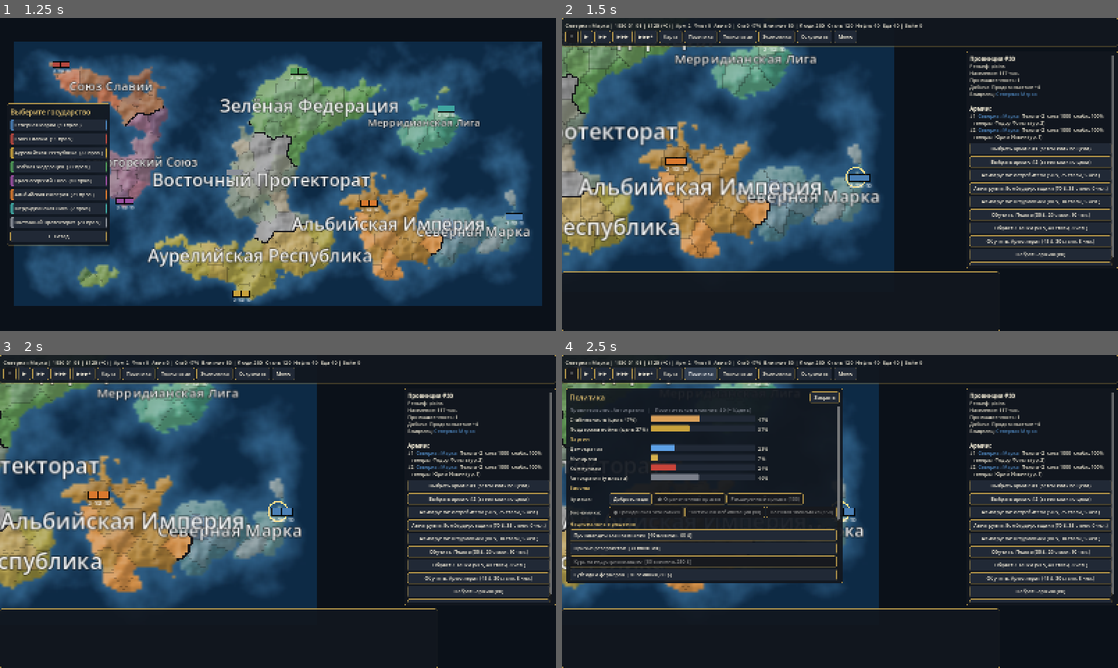
Above: before the commit, frames 1-4 (two rows, left to right).
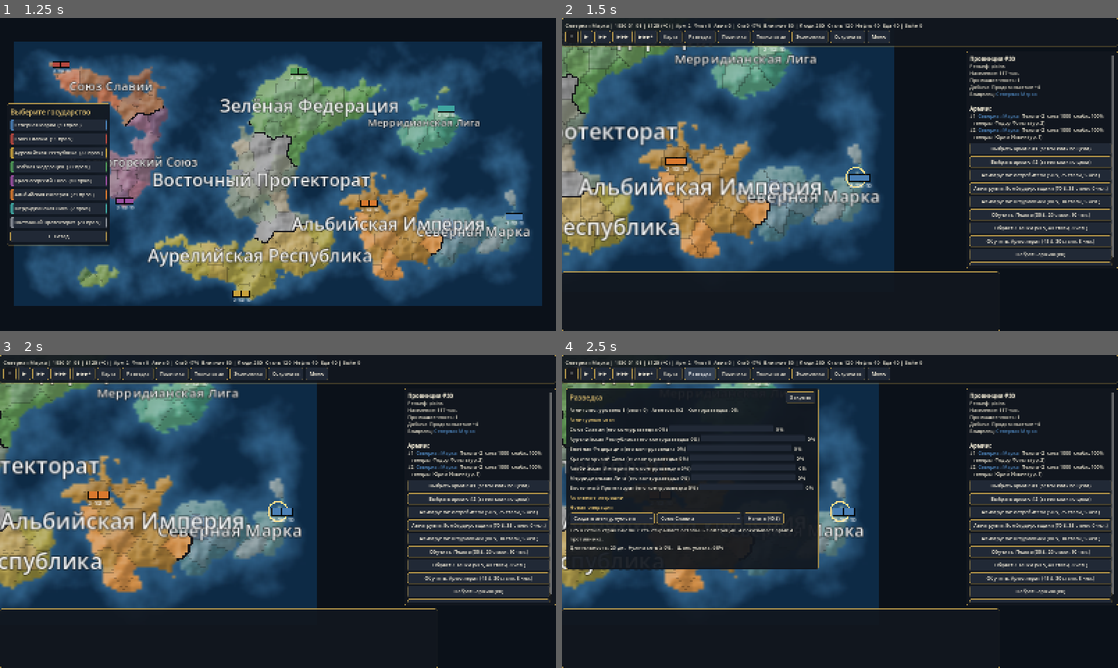
Above: after the commit, the same moments.

Repository: KIR223/game-universal
Game: Godot game, scene res://game/ui/main.tscn
The game is run twice, just before and just after one commit, with the same random seed, the same clock (stepped at 60 frames per second) and the same inputs.
Inputs (mouse positions are in pixels of both pictures, inside the frame that each line leads up to):
- Up to frame 1 (1.25 s): click "Новая игра" at 0.5 s
- Up to frame 2 (1.5 s): click "Северная Марка (13 пров.)" at 1.25 s
- Up to frame 3 (2 s): no input
- Up to frame 4 (2.5 s): click (701, 373) at 2 s, where only the run after the commit has a clickable "Разведка"

Frame 1 is identical in both runs. In frame 2, 0.3% of the frame differs, in the area x 22-59%, y 4-8%; in frame 3, 0.3%; in frame 4, 11%, in the area x 0-59%, y 4-73%.

Commit message:
Add intelligence: agent networks, operations, counter-intelligence, fog of war
- data/intel.json: network building, sabotage, destabilization, tech theft,
  disinformation, counter-intelligence
- Agency level/xp/slots, networks that decay, success odds from level, network and enemy counter-intel
- Fog of war for foreign armies; disinformation distorts perceived strength
- AI runs intelligence operations; UI panel for networks and operations
- Save format v8; validator covers intel data; 1298 headless checks

Co-Authored-By: Claude Sonnet 5.5 <noreply@anthropic.com>

Diff:
--- /dev/null
+++ b/data/intel.json
@@ -0,0 +1,11 @@
+{
+	"schema_version": 1,
+	"operations": [
+		{"id": "build_network", "name": "Создать агентурную сеть", "cost": 40, "duration": 20, "min_network": 0, "desc": "+25 к сети в стране-цели. Сеть открывает остальные операции и показывает армии противника."},
+		{"id": "sabotage", "name": "Диверсия", "cost": 60, "duration": 15, "min_network": 30, "desc": "Разрушения на самой промышленной провинции цели (режут доход и сталь)."},
+		{"id": "destabilize", "name": "Дестабилизация", "cost": 50, "duration": 20, "min_network": 40, "desc": "-8 стабильности цели и сдвиг популярности против правящей партии."},
+		{"id": "steal_tech", "name": "Кража технологий", "cost": 80, "duration": 25, "min_network": 50, "desc": "+120 очков к вашему текущему исследованию, если у цели больше технологий."},
+		{"id": "disinformation", "name": "Дезинформация", "cost": 40, "duration": 30, "min_network": 20, "desc": "60 дней противник видит искажённые данные о ваших армиях (если его сеть у вас слабее 60)."},
+		{"id": "counter_intel", "name": "Контрразведка", "cost": 40, "duration": 30, "min_network": 0, "desc": "+20 к защите от чужой разведки (макс. 80), защита медленно ослабевает."}
+	]
+}
--- a/game/rendering/map_view.gd
+++ b/game/rendering/map_view.gd
@@ -172,7 +172,8 @@
 			draw_rect(rect.grow(3.0), Color("ffe08a"), false, 1.5)
 		if a["supply"] < 30:
 			draw_rect(rect.grow(2.5), Color("e04a3a"), false, 1.5)
-		draw_string(font, pos + Vector2(0, 19), "%d·%d" % [a["div"].size(), a["strength"] / 100], HORIZONTAL_ALIGNMENT_LEFT, -1, 8, Color.WHITE)
+		var known := player_country < 0 or sim.intel_visible(player_country, a)
+		draw_string(font, pos + Vector2(0, 19), ("%d·%d" % [a["div"].size(), sim.perceived_strength(player_country, a) / 100]) if known and player_country >= 0 else ("%d·%d" % [a["div"].size(), a["strength"] / 100] if known else "?"), HORIZONTAL_ALIGNMENT_LEFT, -1, 8, Color.WHITE)
 		# movement arrow
 		if not a["path"].is_empty():
 			var pts := PackedVector2Array([provs[p]["center"] * CELL])
--- a/game/simulation/simulation.gd
+++ b/game/simulation/simulation.gd
@@ -3,7 +3,7 @@
 ## Headless, deterministic game simulation. No Node/graphics dependencies.
 ## All mutations from players go through apply_command(); time advances via tick_day().
 
-const SAVE_VERSION := 7
+const SAVE_VERSION := 8
 const ARMY_COST := 60
 const ARMY_BASE_STRENGTH := 1000
 const FLEET_COST := 90
@@ -21,6 +21,7 @@
 const BASE_SLOTS := 2
 const WING_SIZE := 50
 const PP_CAP := 300
+const MAX_NET := 100
 const MOVE_DAYS := 3
 const MAX_WAR_DAYS := 150
 const TERRAIN_DEFENSE := {
@@ -58,6 +59,9 @@
 var event_defs: Array = []
 var decision_defs: Array = []
 var next_event_uid := 1
+var intel_defs: Dictionary = {}
+var ops: Array = []  # {"id","owner","target","type","left","total"}
+var next_op_id := 1
 var tech_defs: Dictionary = {}
 var tech_order: Array = []
 var alliances: Array = []  # each: {"a": int, "b": int}
@@ -74,6 +78,7 @@
 	name_pool = load_name_pool()
 	_load_techs()
 	_load_politics()
+	_load_intel()
 	air_defs = load_air_defs()
 	world = WorldGen.generate(seed_value)
 	var caps := WorldGen.pick_capitals(world, country_defs.size(), rng)
@@ -525,6 +530,7 @@
 		"ideology": "", "party_pop": {}, "stability": 50, "war_support": 40, "pp": 50,
 		"laws": law_defaults.duplicate(), "done": {}, "timed": [], "crisis": 0,
 		"ev_seen": {}, "pending": [],
+		"intel": {"level": 1, "xp": 0, "net": {}, "counter": 0, "disinfo_until": -1},
 	}
 	countries.append(c)
 	return c
@@ -962,6 +968,201 @@
 	_log("%s: %s — %s" % [date_string(), c["name"], dd["name"]])
 
 
+# ------------------------------------------------------------- intelligence
+
+func _load_intel() -> void:
+	intel_defs = {}
+	var f := FileAccess.open("res://data/intel.json", FileAccess.READ)
+	if f == null:
+		return
+	var parsed: Variant = JSON.parse_string(f.get_as_text())
+	if typeof(parsed) == TYPE_DICTIONARY:
+		for o in parsed["operations"]:
+			intel_defs[o["id"]] = o
+
+
+func net_of_agent(viewer: int, target: int) -> int:
+	return countries[viewer]["intel"]["net"].get(target, 0)
+
+
+func intel_slots(cid: int) -> int:
+	return 1 + (countries[cid]["intel"]["level"] + 1) / 2
+
+
+func ops_of(cid: int) -> Array:
+	return ops.filter(func(o): return o["owner"] == cid)
+
+
+## Percent chance that an operation of `type` by `cid` against `target` succeeds.
+func op_chance(cid: int, target: int, type: String) -> int:
+	var lvl: int = countries[cid]["intel"]["level"]
+	if type == "counter_intel":
+		return 100
+	var counter: int = countries[target]["intel"]["counter"]
+	if type == "build_network":
+		return clampi(60 + 5 * lvl - counter / 3, 10, 95)
+	return clampi(45 + 5 * lvl + net_of_agent(cid, target) / 4 - counter / 2, 10, 90)
+
+
+func _start_op(cid: int, type: String, target: int) -> Dictionary:
+	if not intel_defs.has(type):
+		return _fail("invalid operation")
+	var d: Dictionary = intel_defs[type]
+	var c: Dictionary = countries[cid]
+	if type == "counter_intel":
+		target = cid
+	elif target < 0 or target >= countries.size() or target == cid or not countries[target]["alive"]:
+		return _fail("invalid target")
+	if ops_of(cid).size() >= intel_slots(cid):
+		return _fail("no free agents")
+	if net_of_agent(cid, target) < int(d["min_network"]) and type != "counter_intel":
+		return _fail("network too weak")
+	if c["treasury"] < int(d["cost"]):
+		return _fail("not enough funds")
+	for o in ops:
+		if o["owner"] == cid and o["target"] == target and o["type"] == type:
+			return _fail("already running")
+	c["treasury"] -= int(d["cost"])
+	ops.append({"id": next_op_id, "owner": cid, "target": target, "type": type, "left": int(d["duration"]), "total": int(d["duration"])})
+	next_op_id += 1
+	return {"ok": true}
+
+
+func _gain_xp(cid: int, amount: int) -> void:
+	var it: Dictionary = countries[cid]["intel"]
+	it["xp"] += amount
+	var lvl := mini(5, 1 + it["xp"] / 100)
+	if lvl > it["level"]:
+		it["level"] = lvl
+		_log("%s: разведка %s достигла уровня %d" % [date_string(), countries[cid]["name"], lvl])
+
+
+## Resolve one finished operation. `force` (-1 random, 0 fail, 1 success) is for tests.
+func _resolve_op(op: Dictionary, force: int = -1) -> void:
+	var cid: int = op["owner"]
+	var tid: int = op["target"]
+	var c: Dictionary = countries[cid]
+	var t: Dictionary = countries[tid]
+	var type: String = op["type"]
+	var ok: bool
+	if force >= 0:
+		ok = force == 1
+	else:
+		ok = rng.randi_range(1, 100) <= op_chance(cid, tid, type)
+	if not ok:
+		c["intel"]["net"][tid] = maxi(0, net_of_agent(cid, tid) - 25)
+		_gain_xp(cid, 4)
+		if not t["ai"] or not c["ai"]:
+			_log("%s: операция «%s» против %s провалена, агентура раскрыта" % [date_string(), intel_defs[type]["name"], t["name"]])
+		return
+	_gain_xp(cid, 15)
+	match type:
+		"build_network":
+			c["intel"]["net"][tid] = mini(MAX_NET, net_of_agent(cid, tid) + 25)
+		"sabotage":
+			var best := -1
+			for p in owner.size():
+				if owner[p] == tid and (best < 0 or provinces()[p]["industry"] > provinces()[best]["industry"]):
+					best = p
+			if best >= 0:
+				damage[best] = mini(100, damage[best] + 35)
+		"destabilize":
+			t["stability"] = clampi(t["stability"] - 8, 0, 100)
+			_shift_popularity(t, t["ideology"], -2)
+			_shift_popularity(t, top_opposition(t), 2)
+		"steal_tech":
+			if t["techs"].size() > c["techs"].size():
+				_apply_effect(c, {"type": "tech_progress", "value": 120})
+		"disinformation":
+			c["intel"]["disinfo_until"] = day + 60
+		"counter_intel":
+			c["intel"]["counter"] = mini(80, c["intel"]["counter"] + 20)
+	# the target may notice a successful operation
+	if type != "counter_intel" and rng.randi_range(1, 100) <= t["intel"]["counter"] / 2:
+		c["intel"]["net"][tid] = maxi(0, net_of_agent(cid, tid) - 10)
+		if not t["ai"]:
+			_log("%s: контрразведка %s вскрыла операцию против нас («%s»)" % [date_string(), t["name"], intel_defs[type]["name"]])
+
+
+func _intel() -> void:
+	var live: Array = []
+	for op in ops:
+		if not countries[op["owner"]]["alive"] or not countries[op["target"]]["alive"]:
+			continue
+		op["left"] -= 1
+		if op["left"] <= 0:
+			_resolve_op(op)
+		else:
+			live.append(op)
+	ops = live
+	if day % 10 == 0:
+		for c in countries:
+			if not c["alive"]:
+				continue
+			var net: Dictionary = c["intel"]["net"]
+			for tid in net.keys():
+				net[tid] = net[tid] - 1 - countries[tid]["intel"]["counter"] / 20
+				if net[tid] <= 0 or not countries[tid]["alive"]:
+					net.erase(tid)
+	if day % 5 == 0:
+		for c in countries:
+			if c["alive"] and c["intel"]["counter"] > 0:
+				c["intel"]["counter"] -= 1
+
+
+## Can `viewer` see this army's real strength? (own/allied, agent network, or next to their territory/forces)
+func intel_visible(viewer: int, a: Dictionary) -> bool:
+	var o: int = a["owner"]
+	if o == viewer or allied(viewer, o) or net_of_agent(viewer, o) >= 25:
+		return true
+	var provs := provinces()
+	var p: int = a["prov"]
+	if owner[p] == viewer:
+		return true
+	for q in provs[p]["neighbors"]:
+		if owner[q] == viewer:
+			return true
+	for b in armies:
+		if b["owner"] == viewer and (b["prov"] == p or provs[p]["neighbors"].has(b["prov"])):
+			return true
+	return false
+
+
+## Strength as `viewer` perceives it: -1 = unknown; disinformation distorts it.
+func perceived_strength(viewer: int, a: Dictionary) -> int:
+	if not intel_visible(viewer, a):
+		return -1
+	var o: int = a["owner"]
+	var s: int = a["strength"]
+	if o != viewer and not allied(viewer, o) and countries[o]["intel"]["disinfo_until"] > day and net_of_agent(viewer, o) < 60:
+		s = s * (60 + (a["id"] * 37) % 81) / 100
+	return s
+
+
+func _ai_intel(cid: int) -> void:
+	var c: Dictionary = countries[cid]
+	if c["treasury"] < 150 or ops_of(cid).size() >= intel_slots(cid):
+		return
+	if c["intel"]["counter"] < 15 and _start_op(cid, "counter_intel", cid)["ok"]:
+		return
+	var targets := enemies_of(cid)
+	for n in neighbor_countries(cid):
+		if not targets.has(n):
+			targets.append(n)
+	for t in targets:
+		var net := net_of_agent(cid, t)
+		var order: Array = ["build_network"]
+		if net >= 20:
+			order = ["disinformation", "sabotage", "destabilize", "steal_tech", "build_network"]
+		if enemies_of(cid).has(t) and net >= 30:
+			order = ["sabotage", "destabilize", "steal_tech", "build_network"]
+		for type in order:
+			if type == "build_network" and net >= 75:
+				continue
+			if _start_op(cid, type, t)["ok"]:
+				return
+
+
 static func load_unit_defs() -> Dictionary:
 	var out := {}
 	var f := FileAccess.open("res://data/units.json", FileAccess.READ)
@@ -1214,6 +1415,15 @@
 			c["manpower"] -= 2 * unit_defs["infantry"]["manpower"]
 			_spawn_army(cid, c["capital"])
 			return {"ok": true}
+		"intel_op":
+			return _start_op(cid, cmd.get("op", ""), cmd.get("target", -1))
+		"cancel_op":
+			var oid: int = cmd.get("op_id", -1)
+			for o in ops:
+				if o["id"] == oid and o["owner"] == cid:
+					ops = ops.filter(func(x): return x["id"] != oid)
+					return {"ok": true}
+			return _fail("no such operation")
 		"set_law":
 			var cat: String = cmd.get("category", "")
 			var lid: String = cmd.get("law", "")
@@ -1457,6 +1667,7 @@
 	_trade()
 	_resources()
 	_politics()
+	_intel()
 	_research()
 	_move_armies()
 	_move_fleets()
@@ -2246,6 +2457,8 @@
 		_ai_air(cid)
 		if day % 10 == 0:
 			_ai_politics(cid)
+		if day % 15 == 0:
+			_ai_intel(cid)
 		if day % 10 == 0:
 			_ai_research(cid)
 		if day % 10 == 0:
@@ -2338,7 +2551,7 @@
 	return {
 		"version": SAVE_VERSION, "seed": seed_value, "day": day,
 		"owner": owner, "countries": countries, "armies": armies, "wars": wars,
-		"next_army_id": next_army_id, "next_general_id": next_general_id, "next_event_uid": next_event_uid, "wings" …(256 unchanged characters)…
+		"next_army_id": next_army_id, "next_general_id": next_general_id, "ops": ops, "next_op_id": next_op_id, "next_event_uid": next_event_uid, "wings" …(256 unchanged characters)…
 	}
 
 
@@ -2363,6 +2576,9 @@
 	sim.name_pool = load_name_pool()
 	sim._load_techs()
 	sim.next_general_id = d["next_general_id"]
+	sim.ops = d["ops"]
+	sim.next_op_id = d["next_op_id"]
+	sim._load_intel()
 	sim.next_event_uid = d["next_event_uid"]
 	sim._load_politics()
 	sim.wings = d["wings"]
--- a/game/ui/main.gd
+++ b/game/ui/main.gd
@@ -26,7 +26,7 @@
 	"not enough funds": "не хватает денег", "not enough steel": "не хватает стали",
 	"seller has no surplus": "у продавца нет излишков", "no trade route": "нет торгового пути",
 	"cannot afford": "не хватает денег для сделки", "too many deals": "слишком много сделок",
-	"human target": "партнёр — игрок", "invalid law": "неверный закон", "already in forc …(1002 unchanged characters)…
+	"human target": "партнёр — игрок", "invalid operation": "неверная операция", "no free agents": "нет свободных агентов", "network too weak": "сеть слишком слаба", "already running": "уже выполняется", "invalid law": "неверный закон", "already in forc …(1002 unchanged characters)…
 	"no transport": "нет транспорта", "no route": "нет маршрута", "ally": "это союзник",
 	"already embargoed": "эмбарго уже введено", "no embargo": "эмбарго не было", "no port": "нет порта",
 	"invalid target": "неверная цель", "not at war": "нет войны", "already at war": "уже война",
@@ -44,6 +44,10 @@
 var _tech_buttons := {}
 var _tech_queue_box: VBoxContainer
 var _pending_air := ""
+var _intel: PanelContainer
+var _intel_body: VBoxContainer
+var _i_op := 0
+var _i_target := 0
 var _pol: PanelContainer
 var _pol_body: VBoxContainer
 var _event_panel: PanelContainer
@@ -275,6 +279,10 @@
 		mode.text = "Рельеф" if map.map_mode == "terrain" else "Карта"
 		map.repaint_all())
 	hb.add_child(mode)
+	var intb := Button.new()
+	intb.text = "Разведка"
+	intb.pressed.connect(_toggle_intel)
+	hb.add_child(intb)
 	var polb := Button.new()
 	polb.text = "Политика"
 	polb.pressed.connect(_toggle_pol)
@@ -438,6 +446,8 @@
 		_tech_refresh()
 	if _pol != null and is_instance_valid(_pol) and sim.day != _pol_day and sim.day % 5 == 0:
 		_pol_refresh()
+	if _intel != null and is_instance_valid(_intel) and sim.day % 2 == 0:
+		_intel_refresh()
 	_check_events()
 	while log_seen < sim.log_lines.size():
 		_log.append_text(sim.log_lines[log_seen] + "\n")
@@ -511,8 +521,14 @@
 		t += "\n[b]Армии:[/b]\n"
 		for a in here:
 			var mark := " ◀" if a["id"] == map.selected_army else ""
-			t += "#%d  [color=%s]%s[/color]  %s  сила %d  снабж. %d%%%s\n" % [a["id"], sim.countries[a["owner"]]["color"], sim.countries[a["owner"]]["name"], sim.army_label(a), a["strength"], a["supply"], mark]
-			if a["gen"] >= 0:
+			var seen := sim.perceived_strength(player, a)
+			if seen < 0:
+				t += "#%d  [color=%s]%s[/color]  состав и сила неизвестны (нужна разведка)%s\n" % [a["id"], sim.countries[a["owner"]]["color"], sim.countries[a["owner"]]["name"], mark]
+			elif a["owner"] == player or sim.allied(player, a["owner"]):
+				t += "#%d  [color=%s]%s[/color]  %s  сила %d  снабж. %d%%%s\n" % [a["id"], sim.countries[a["owner"]]["color"], sim.countries[a["owner"]]["name"], sim.army_label(a), a["strength"], a["supply"], mark]
+			else:
+				t += "#%d  [color=%s]%s[/color]  %s  сила ≈%d%s\n" % [a["id"], sim.countries[a["owner"]]["color"], sim.countries[a["owner"]]["name"], sim.army_label(a), seen, mark]
+			if a["gen"] >= 0 and seen >= 0:
 				var gg: Dictionary = sim._general(a["owner"], a["gen"])
 				t += "   генерал %s (ур. %d)\n" % [gg["name"], gg["skill"]]
 	_info.text = t
@@ -1146,3 +1162,132 @@
 		_log.append_text("[color=#d9a05a]Отказ: %s[/color]\n" % _reason(r["reason"]))
 	_pol_refresh()
 	_refresh_top()
+
+
+# ------------------------------------------------------------ intelligence UI
+
+func _toggle_intel() -> void:
+	if _intel != null and is_instance_valid(_intel):
+		_intel.queue_free()
+		_intel = null
+		return
+	_intel = PanelContainer.new()
+	_intel.theme = _theme
+	_intel.set_anchors_preset(Control.PRESET_TOP_LEFT)
+	_intel.position = Vector2(12, 96)
+	_intel.custom_minimum_size = Vector2(720, 520)
+	ui.add_child(_intel)
+	var v := VBoxContainer.new()
+	v.add_theme_constant_override("separation", 8)
+	_intel.add_child(v)
+	var head := HBoxContainer.new()
+	v.add_child(head)
+	var h := Label.new()
+	h.text = "Разведка"
+	h.add_theme_font_size_override("font_size", 20)
+	h.add_theme_color_override("font_color", Color("e0c070"))
+	h.size_flags_horizontal = Control.SIZE_EXPAND_FILL
+	head.add_child(h)
+	var close := Button.new()
+	close.text = "Закрыть"
+	close.pressed.connect(_toggle_intel)
+	head.add_child(close)
+	var scroll := ScrollContainer.new()
+	scroll.size_flags_vertical = Control.SIZE_EXPAND_FILL
+	scroll.horizontal_scroll_mode = ScrollContainer.SCROLL_MODE_DISABLED
+	v.add_child(scroll)
+	_intel_body = VBoxContainer.new()
+	_intel_body.size_flags_horizontal = Control.SIZE_EXPAND_FILL
+	_intel_body.add_theme_constant_override("separation", 6)
+	scroll.add_child(_intel_body)
+	_intel_refresh()
+
+
+func _intel_cmd(cmd: Dictionary) -> void:
+	var r := sim.apply_command(cmd)
+	_log.append_text("[color=%s]%s[/color]\n" % ["#8ac58a" if r["ok"] else "#d9a05a", "Операция начата" if r["ok"] else "Отказ: %s" % _reason(r["reason"])])
+	_intel_refresh()
+	_refresh_top()
+
+
+func _intel_refresh() -> void:
+	for ch in _intel_body.get_children():
+		ch.queue_free()
+	var c: Dictionary = sim.countries[player]
+	var it: Dictionary = c["intel"]
+	var info := Label.new()
+	info.text = "Агентство: уровень %d (опыт %d)   Агентов: %d/%d   Контрразведка: %d%%%s" % [it["level"], it["xp"], sim.ops_of(player).size(), sim.intel_slots(player), it["counter"], "   Дезинформация активна" if it["disinfo_until"] > sim.day else ""]
+	_intel_body.add_child(info)
+	var sl := Label.new()
+	sl.text = "Агентурные сети"
+	sl.add_theme_color_override("font_color", Color("e0c070"))
+	_intel_body.add_child(sl)
+	var partner_ids: Array[int] = []
+	for o in sim.countries:
+		if o["alive"] and o["id"] != player:
+			partner_ids.append(o["id"])
+			_intel_body.add_child(_bar("%s (его контрразведка %d%%)" % [o["name"], o["intel"]["counter"]], sim.net_of_agent(player, o["id"]), Color(o["color"])))
+	var al := Label.new()
+	al.text = "Активные операции"
+	al.add_theme_color_override("font_color", Color("e0c070"))
+	_intel_body.add_child(al)
+	for op in sim.ops_of(player):
+		var row := HBoxContainer.new()
+		var l := Label.new()
+		var tname: String = sim.countries[op["target"]]["name"]
+		l.text = "%s → %s" % [sim.intel_defs[op["type"]]["name"], tname]
+		l.custom_minimum_size = Vector2(330, 0)
+		row.add_child(l)
+		var pb := ProgressBar.new()
+		pb.max_value = op["total"]
+		pb.value = op["total"] - op["left"]
+		pb.show_percentage = false
+		pb.custom_minimum_size = Vector2(200, 18)
+		row.add_child(pb)
+		var cb := Button.new()
+		cb.text = "Отменить"
+		var oid: int = op["id"]
+		cb.pressed.connect(func(): _intel_cmd({"type": "cancel_op", "country": player, "op_id": oid}))
+		row.add_child(cb)
+		_intel_body.add_child(row)
+	var nl := Label.new()
+	nl.text = "Новая операция"
+	nl.add_theme_color_override("font_color", Color("e0c070"))
+	_intel_body.add_child(nl)
+	var ids: Array = sim.intel_defs.keys()
+	var row2 := HBoxContainer.new()
+	row2.add_theme_constant_override("separation", 6)
+	_intel_body.add_child(row2)
+	var ob := OptionButton.new()
+	for id in ids:
+		ob.add_item(sim.intel_defs[id]["name"])
+	_i_op = clampi(_i_op, 0, ids.size() - 1)
+	ob.select(_i_op)
+	ob.item_selected.connect(func(i):
+		_i_op = i
+		_intel_refresh())
+	row2.add_child(ob)
+	var tb := OptionButton.new()
+	for pid in partner_ids:
+		tb.add_item(sim.countries[pid]["name"])
+	_i_target = clampi(_i_target, 0, maxi(partner_ids.size() - 1, 0))
+	if not partner_ids.is_empty():
+		tb.select(_i_target)
+	tb.item_selected.connect(func(i):
+		_i_target = i
+		_intel_refresh())
+	row2.add_child(tb)
+	var type: String = ids[_i_op]
+	var d: Dictionary = sim.intel_defs[type]
+	var target: int = partner_ids[_i_target] if not partner_ids.is_empty() else -1
+	var go := Button.new()
+	go.text = "Начать (%d $)" % d["cost"]
+	go.pressed.connect(func(): _intel_cmd({"type": "intel_op", "country": player, "op": type, "target": target}))
+	row2.add_child(go)
+	var desc := Label.new()
+	desc.autowrap_mode = TextServer.AUTOWRAP_WORD_SMART
+	var chance_txt := ""
+	if target >= 0:
+		chance_txt = "   Шанс успеха: %d%%" % sim.op_chance(player, target, type)
+	desc.text = "%s\nДлительность: %d дн.  Нужна сеть ≥ %d%%.%s" % [d["desc"], d["duration"], d["min_network"], chance_txt]
+	_intel_body.add_child(desc)
--- a/tests/run_tests.gd
+++ b/tests/run_tests.gd
@@ -682,3 +682,84 @@
 		check(c["pp"] >= 0 and c["pp"] <= Simulation.PP_CAP, "influence stays in range")
 	check(events > 0, "events fire during a long game (%d)" % events)
 	print("  countries=", x.countries.size(), " events=", events, " log=", x.log_lines.size())
+
+
+func test_intelligence() -> void:
+	var sim := _make(42)
+	check(sim.intel_defs.size() == 6, "intel ops loaded")
+	var c0: Dictionary = sim.countries[0]
+	c0["treasury"] = 5000
+	check(sim.intel_slots(0) == 2, "level 1 agency has 2 slots")
+	# need a network first
+	check(not sim.apply_command({"type": "intel_op", "country": 0, "op": "sabotage", "target": 1})["ok"], "sabotage needs a network")
+	check(not sim.apply_command({"type": "intel_op", "country": 0, "op": "build_network", "target": 0})["ok"], "cannot spy on yourself")
+	var t0: int = c0["treasury"]
+	check(sim.apply_command({"type": "intel_op", "country": 0, "op": "build_network", "target": 1})["ok"], "network operation started")
+	check(c0["treasury"] == t0 - int(sim.intel_defs["build_network"]["cost"]), "operation cost paid")
+	check(not sim.apply_command({"type": "intel_op", "country": 0, "op": "build_network", "target": 1})["ok"], "no duplicate operation")
+	check(sim.apply_command({"type": "intel_op", "country": 0, "op": "build_network", "target": 2})["ok"], "second slot used")
+	check(not sim.apply_command({"type": "intel_op", "country": 0, "op": "build_network", "target": 3})["ok"], "slots are limited")
+	check(sim.apply_command({"type": "cancel_op", "country": 0, "op_id": sim.ops_of(0)[1]["id"]})["ok"], "operation cancelled")
+	# resolve outcomes deterministically
+	var op: Dictionary = sim.ops_of(0)[0]
+	sim._resolve_op(op, 1)
+	check(sim.net_of_agent(0, 1) == 25, "successful network gives +25")
+	sim._resolve_op(op, 0)
+	check(sim.net_of_agent(0, 1) == 0, "failure burns the network")
+	c0["intel"]["net"][1] = 60
+	sim.ops = []
+	# sabotage
+	var d0 := 0
+	for p in sim.owner.size():
+		d0 += sim.damage[p]
+	sim._resolve_op({"owner": 0, "target": 1, "type": "sabotage"}, 1)
+	var d1 := 0
+	for p in sim.owner.size():
+		d1 += sim.damage[p]
+	check(d1 > d0, "sabotage damages the target")
+	# destabilize
+	var st: int = sim.countries[1]["stability"]
+	sim._resolve_op({"owner": 0, "target": 1, "type": "destabilize"}, 1)
+	check(sim.countries[1]["stability"] == st - 8, "destabilization lowers stability")
+	var tot := 0
+	for i in sim.ideo_order:
+		tot += sim.countries[1]["party_pop"][i]
+	check(tot == 100, "party popularity stays at 100% after destabilization")
+	# counter-intelligence lowers the enemy's success chance
+	var ch_before := sim.op_chance(0, 1, "sabotage")
+	sim._resolve_op({"owner": 1, "target": 1, "type": "counter_intel"}, 1)
+	check(sim.countries[1]["intel"]["counter"] == 20, "counter-intelligence raised")
+	check(sim.op_chance(0, 1, "sabotage") < ch_before, "counter-intelligence lowers enemy odds")
+	# disinformation hides real numbers
+	var army: Dictionary = sim.armies_of(1)[0]
+	army["prov"] = sim.countries[1]["capital"]
+	c0["intel"]["net"][1] = 0
+	check(sim.perceived_strength(0, army) == -1, "unknown armies are hidden without intel")
+	check(sim.perceived_strength(1, army) == army["strength"], "own armies are always visible")
+	c0["intel"]["net"][1] = 30
+	check(sim.perceived_strength(0, army) == army["strength"], "agent network reveals armies")
+	sim.countries[1]["intel"]["disinfo_until"] = sim.day + 60
+	check(sim.perceived_strength(0, army) != army["strength"], "disinformation distorts what we see")
+	c0["intel"]["net"][1] = 70
+	check(sim.perceived_strength(0, army) == army["strength"], "strong network sees through disinformation")
+	# xp levels the agency up
+	var s2 := _make(42)
+	for i in 10:
+		s2._gain_xp(0, 15)
+	check(s2.countries[0]["intel"]["level"] >= 2 and s2.intel_slots(0) >= 2, "agency levels up with experience")
+
+
+func test_intelligence_long_run() -> void:
+	var x := _make(5)
+	var y := _make(5)
+	var nets := 0
+	for i in 400:
+		x.tick_day()
+		y.tick_day()
+	for c in x.countries:
+		nets += c["intel"]["net"].size()
+		check(c["intel"]["counter"] >= 0 and c["intel"]["counter"] <= 80, "counter-intel in range")
+	check(x.checksum() == y.checksum(), "intelligence is deterministic")
+	check(nets > 0 or x.ops.size() > 0, "AI runs intelligence work (networks %d, ops %d)" % [nets, x.ops.size()])
+	var r := Simulation.from_dict(str_to_var(var_to_str(x.to_dict())), Simulation.load_country_defs())
+	check(r.checksum() == x.checksum() and r.ops.size() == x.ops.size(), "intelligence survives save/load")
Not shown, changed: docs/HANDOFF.md
Not shown, changed: docs/ROADMAP.md
